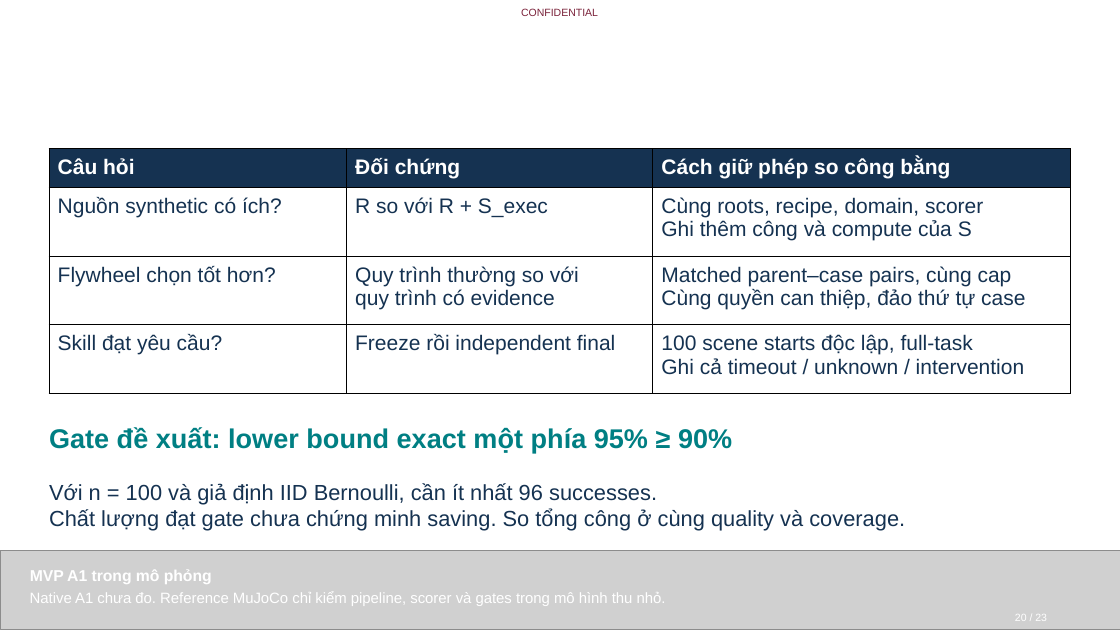
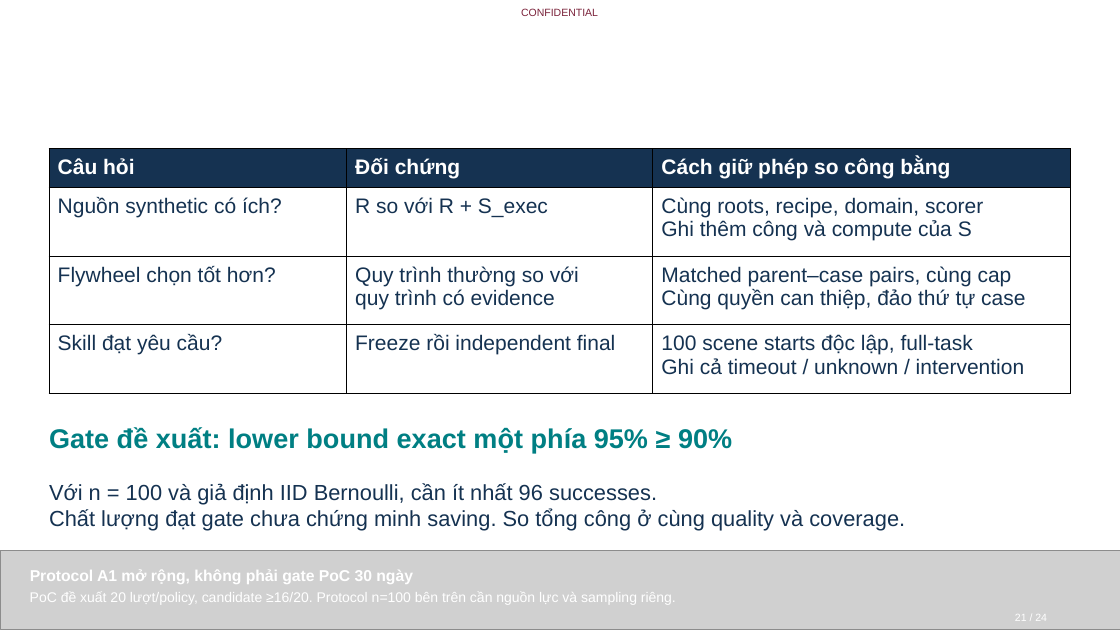
Before and after one commit to hiwe0305/denso-challenge, a slide deck: slide 21 of deliverables/DENSO-Humanoid-Data-Flywheel-2026.pptx (slide 20 before the commit). Drawn at 1120x630 pixels with LibreOffice and Linux fonts; fonts in the diff are those of the drawing; grey boxes stand for pictures; background and template pictures are left out. Boxes give left, top, right and bottom in pixels: in the first picture for what was removed or moved away, otherwise in the second. Text is boxed around its words. In the diff, an @@ line names an element or a change of style, - is before the commit and + after.

Commit message:
Clarify 30-day public-data PoC and real-robot demo gates

```diff
--- a/deliverables/DENSO-Humanoid-Data-Flywheel-2026.pptx
+++ b/deliverables/DENSO-Humanoid-Data-Flywheel-2026.pptx
@@ text at box(30, 570, 413, 584): text changed @@
-MVP A1 trong mô phỏng
+Protocol A1 mở rộng, không phải gate PoC 30 ngày
@@ text at box(30, 592, 676, 605): text changed; size 12.8 to 12 pt @@
-Native A1 chưa đo. Reference MuJoCo chỉ kiểm pipeline, scorer và gates trong mô hình thu nhỏ.
+PoC đề xuất 20 lượt/policy, candidate ≥16/20. Protocol n=100 bên trên cần nguồn lực và sampling riêng.
@@ text at box(1015, 614, 1047, 621): text changed @@
-20 / 23
+21 / 24
```
Also in this commit, not shown: 19 other slides changed, 4 slides added, 3 slides removed, 18 other files.
